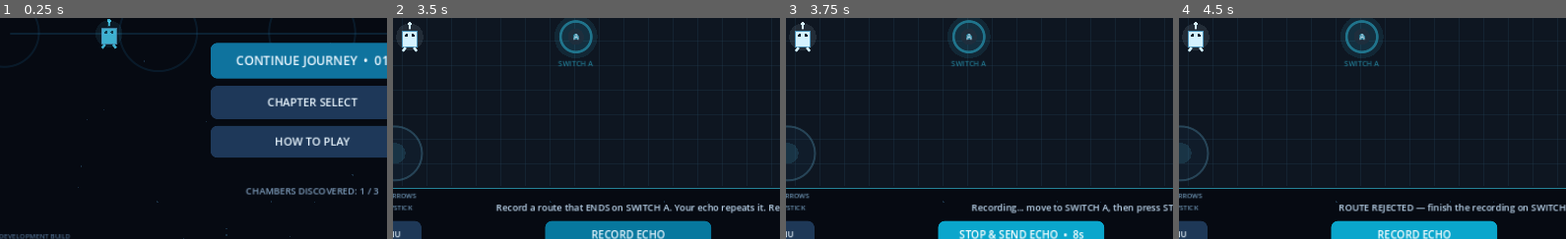
Above: before the commit, frames 1-4 (left to right).
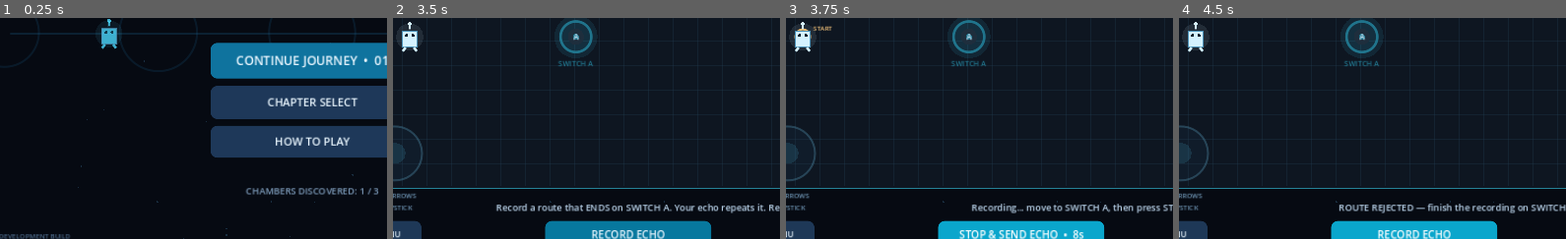
Above: after the commit, the same moments.

Repository: NinuGaming999/ECHOPOST
Game: Godot game, scene res://scenes/main.tscn
Same seed, same stepped clock (60 frames per second), same inputs: the game is played once before the commit and once after it.
Inputs:
- Up to frame 1 (0.25 s): no input
- Up to frame 2 (3.5 s): click "CONTINUE JOURNEY • 01" at 0.5 s; click "RESTART ROOM" at 1.25 s; click "RESTART ROOM" at 2 s; click "RESTART ROOM" at 2.75 s
- Up to frame 3 (3.75 s): click "RECORD ECHO" at 3.5 s
- Up to frame 4 (4.5 s): click "STOP & SEND ECHO • 8s" at 4.25 s
The pictures show only the part of the screen within x 10-60%, y 46-96%; the shares and areas given below are measured in that part.

Frames 1-2 are identical in both runs. In frame 3, 0.1% of the frame differs, in the area x 2-12%, y 3-10%; in frame 4, nothing differs.

Commit message:
Show a live route preview while recording an echo

Diff:
--- a/scripts/game.gd
+++ b/scripts/game.gd
@@ -650,11 +650,16 @@
 		draw_circle(sentinel_pos + Vector2(-5, -3), 4, Color(1.0, 0.85, 0.87))
 		draw_circle(sentinel_pos + Vector2(5, -3), 4, Color(1.0, 0.85, 0.87))
 
+	# Show the player's route as it is being recorded, so the ghost mechanic feels tangible.
+	if is_recording and not recording_track.samples.is_empty():
+		_draw_track_path(recording_track, Color(1.0, 0.69, 0.31, 0.62), 3.5)
+		var route_start: Vector2 = recording_track.samples.front()["p"]
+		draw_circle(route_start, 12.0, Color(1.0, 0.69, 0.31, 0.12))
+		draw_arc(route_start, 12.0, 0.0, TAU, 32, Color(1.0, 0.76, 0.40, 0.92), 2.0, true)
+		draw_string(ThemeDB.fallback_font, route_start + Vector2(17, -10), "START", HORIZONTAL_ALIGNMENT_LEFT, 55, 10, Color(1.0, 0.80, 0.50))
+
 	if echo_track.samples.size() > 1 and (echo_playing or echo_visible):
-		for i in range(1, echo_track.samples.size()):
-			var from_point: Vector2 = echo_track.samples[i - 1]["p"]
-			var to_point: Vector2 = echo_track.samples[i]["p"]
-			draw_line(from_point, to_point, Color(0.29, 0.82, 1.0, 0.17), 3.0, true)
+		_draw_track_path(echo_track, Color(0.29, 0.82, 1.0, 0.17), 3.0)
 	if echo_visible:
 		var echo_alpha := 0.48 if echo_playing else 0.68
 		_draw_robot(echo_position, Color(0.28, 0.84, 1.0, echo_alpha), 0.78)
@@ -727,3 +732,12 @@
 	draw_arc(center, 54.0, 0, TAU, 48, Color(0.40, 0.72, 0.86, 0.48), 2.0, true)
 	draw_circle(center + offset, 23.0, Color(0.30, 0.78, 0.94, 0.70))
 	draw_arc(center + offset, 23.0, 0, TAU, 32, Color(0.79, 0.94, 1.0, 0.95), 2.0, true)
+
+
+func _draw_track_path(track: Variant, tint: Color, line_width: float) -> void:
+	if track.samples.size() < 2:
+		return
+	for i in range(1, track.samples.size()):
+		var from_point: Vector2 = track.samples[i - 1]["p"]
+		var to_point: Vector2 = track.samples[i]["p"]
+		draw_line(from_point, to_point, tint, line_width, true)
